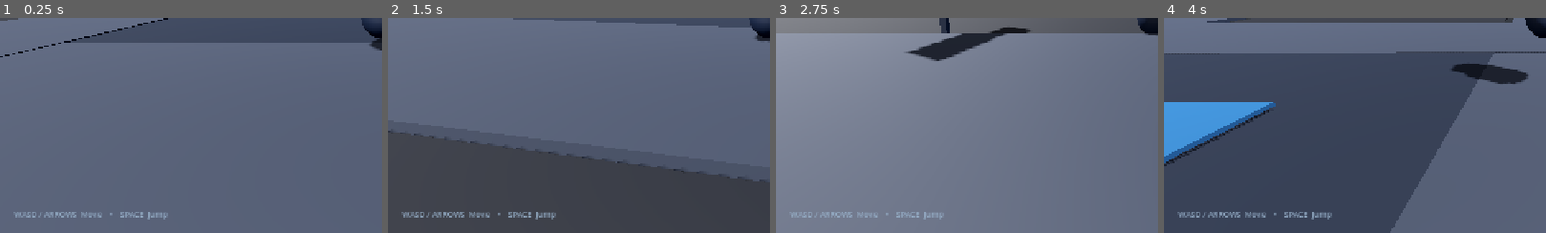
Above: before the commit, frames 1-4 (left to right).
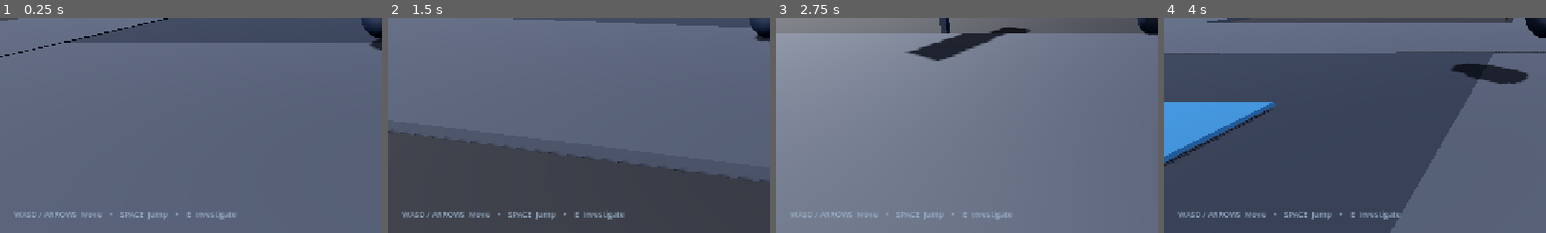
Above: after the commit, the same moments.

Repository: Bqsqwadtechnologies/Bq-sqwad-game-
Game: Godot game, scene res://scenes/main.tscn
Same seed, same stepped clock (60 frames per second), same inputs: the game is played once before the commit and once after it.
Inputs:
- Up to frame 1 (0.25 s): no input
- Up to frame 2 (1.5 s): hold D (move_right) 0.53-1.28 s; tap E (interact) at 0.6, 1.35 s; tap Space (jump) at 0.77 s; hold S (move_back) from 1.28 s (still down)
- Up to frame 3 (2.75 s): tap Space (jump) at 1.52 s; release S (move_back) at 2.03 s; hold D (move_right) from 2.03 s (still down); tap E (interact) at 2.1 s
- Up to frame 4 (4 s): release D (move_right) at 2.78 s; hold W (move_forward) 2.78-3.53 s; tap E (interact) at 2.85, 3.6 s; tap Space (jump) at 3.02, 3.77 s; hold A (move_left) from 3.53 s (still down)
The pictures show only the part of the screen within x 0-50%, y 50-100%; the shares and areas given below are measured in that part.

The runs differ from the first frame. In frame 1, 0.2% of the frame differs, in the area x 46-62%, y 90-94%; in frame 2, 0.3%, in the area x 46-62%, y 89-94%; in frame 3, 0.2%; in frame 4, 0.3%.

Commit message:
Polish mission HUD interaction controls

Diff:
--- a/scenes/main.tscn
+++ b/scenes/main.tscn
@@ -101,11 +101,11 @@
 [node name="Hint" type="Label" parent="MissionHUD"]
 offset_left = 24.0
 offset_top = 680.0
-offset_right = 700.0
+offset_right = 850.0
 offset_bottom = 708.0
 theme_override_colors/font_color = Color(0.6, 0.7, 0.8, 0.9)
 theme_override_font_sizes/font_size = 13
-text = "WASD / ARROWS  Move    •    SPACE  Jump"
+text = "WASD / ARROWS  Move    •    SPACE  Jump    •    E  Investigate"
 
 [node name="FloorMarker" type="StaticBody3D" parent="."]
 position = Vector3(0, -0.05, 8)
